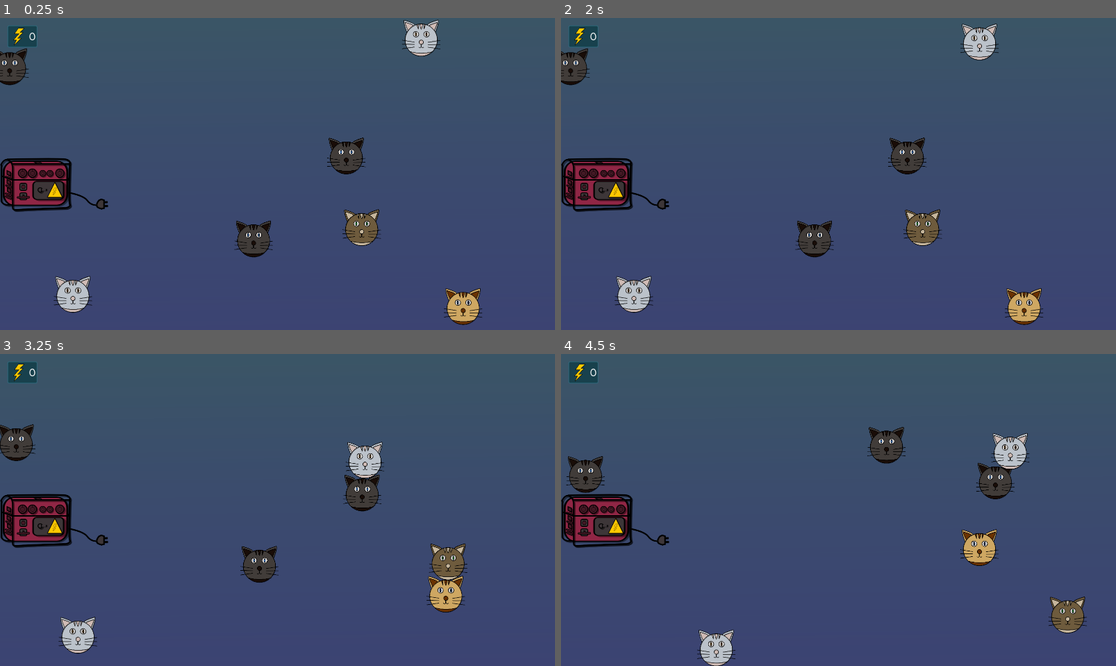
Above: before the commit, frames 1-4 (two rows, left to right).
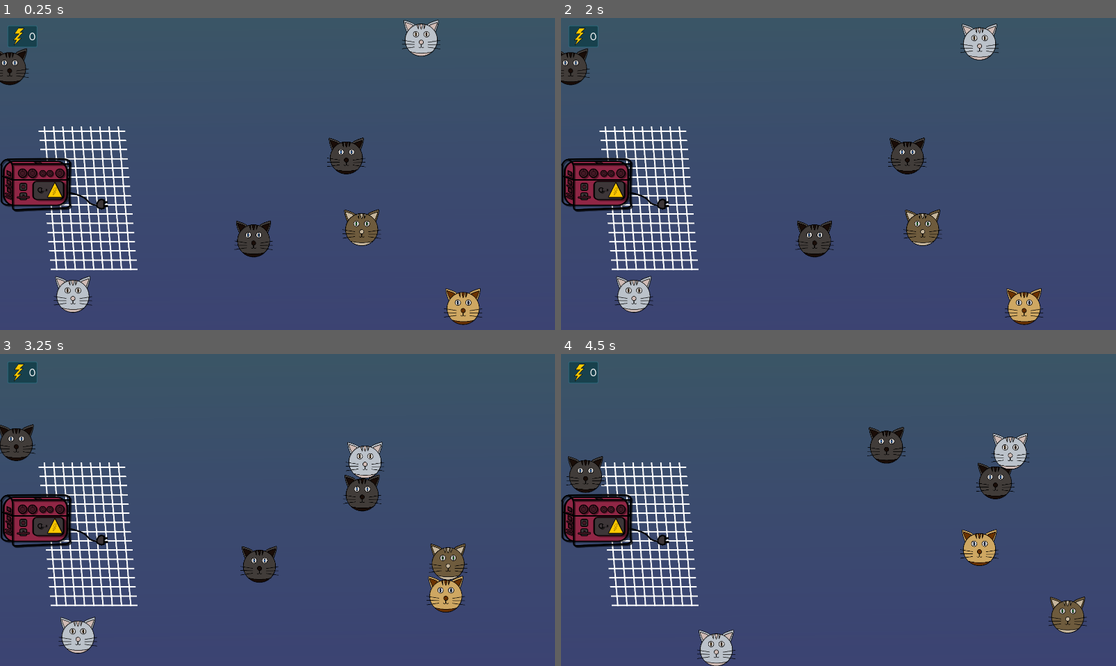
Above: after the commit, the same moments.

Repository: Oreztov/GWJ-63
Game: Godot game, scene res://scenes/game_main.tscn
Two runs of this game, one before a commit and one after it. Both use one fixed random seed, a clock stepped at 60 frames per second and the inputs below.
Inputs (mouse positions are in pixels of both pictures, inside the frame that each line leads up to):
- Up to frame 1 (0.25 s): no input
- Up to frame 2 (2 s): tap Enter at 0.5 s; move the mouse to (622, 308) at 0.52 s; tap Space at 1.25 s; move the mouse to (894, 170) at 1.27 s
- Up to frame 3 (3.25 s): move the mouse to (244, 588) at 2.02 s; move the mouse to (366, 447) at 2.77 s
- Up to frame 4 (4.5 s): move the mouse to (566, 475) at 3.52 s; move the mouse to (971, 559) at 4.27 s

The runs differ from the first frame. In frame 1, 2.2% of the frame differs, in the area x 6-25%, y 34-81%; in frame 2, 2.2%; in frame 3, 2.2%; in frame 4, 2.2%.

Commit message:
quik fiks

Diff:
--- a/scenes/generator.tscn
+++ b/scenes/generator.tscn
@@ -1,7 +1,7 @@
 [gd_scene load_steps=7 format=3 uid="uid://t0qjc1gj5u8x"]
 
 [ext_resource type="Texture2D" uid="uid://d4f4cb7r558vh" path="res://textures/generator.png" id="1_oornm"]
-[ext_resource type="Texture2D" uid="uid://d17xqbdx5vdgb" path="res://textures/Untitled.png" id="2_aw2w1"]
+[ext_resource type="Texture2D" uid="uid://bymhgnmqs8ff0" path="res://textures/grid.png" id="2_okwus"]
 
 [sub_resource type="CapsuleShape2D" id="CapsuleShape2D_nqox0"]
 radius = 88.0
@@ -42,6 +42,6 @@
 
 [node name="ChargeAreaSprite" type="Sprite2D" parent="ChargeArea/ChargeMask"]
 texture_repeat = 2
-texture = ExtResource("2_aw2w1")
+texture = ExtResource("2_okwus")
 region_enabled = true
 region_rect = Rect2(-300.778, -148.378, 1056.81, 640.211)
--- a/scenes/popup.tscn
+++ b/scenes/popup.tscn
@@ -9,6 +9,45 @@
 font_size = 256
 outline_size = 48
 outline_color = Color(0, 0, 0, 1)
+
+[sub_resource type="Animation" id="Animation_v384i"]
+length = 0.001
+tracks/0/type = "value"
+tracks/0/imported = false
+tracks/0/enabled = true
+tracks/0/path = NodePath("Control:scale")
+tracks/0/interp = 1
+tracks/0/loop_wrap = true
+tracks/0/keys = {
+"times": PackedFloat32Array(0),
+"transitions": PackedFloat32Array(1),
+"update": 0,
+"values": [Vector2(1, 1)]
+}
+tracks/1/type = "value"
+tracks/1/imported = false
+tracks/1/enabled = true
+tracks/1/path = NodePath("Control:position")
+tracks/1/interp = 1
+tracks/1/loop_wrap = true
+tracks/1/keys = {
+"times": PackedFloat32Array(0),
+"transitions": PackedFloat32Array(1),
+"update": 0,
+"values": [Vector2(0, 0)]
+}
+tracks/2/type = "value"
+tracks/2/imported = false
+tracks/2/enabled = true
+tracks/2/path = NodePath("Control:modulate")
+tracks/2/interp = 1
+tracks/2/loop_wrap = true
+tracks/2/keys = {
+"times": PackedFloat32Array(0),
+"transitions": PackedFloat32Array(1),
+"update": 0,
+"values": [Color(1, 1, 1, 1)]
+}
 
 [sub_resource type="Animation" id="Animation_yespw"]
 resource_name = "spawn"
@@ -48,45 +87,6 @@
 "transitions": PackedFloat32Array(1, 1),
 "update": 0,
 "values": [Color(1, 1, 1, 1), Color(1, 1, 1, 0)]
-}
-
-[sub_resource type="Animation" id="Animation_v384i"]
-length = 0.001
-tracks/0/type = "value"
-tracks/0/imported = false
-tracks/0/enabled = true
-tracks/0/path = NodePath("Control:scale")
-tracks/0/interp = 1
-tracks/0/loop_wrap = true
-tracks/0/keys = {
-"times": PackedFloat32Array(0),
-"transitions": PackedFloat32Array(1),
-"update": 0,
-"values": [Vector2(1, 1)]
-}
-tracks/1/type = "value"
-tracks/1/imported = false
-tracks/1/enabled = true
-tracks/1/path = NodePath("Control:position")
-tracks/1/interp = 1
-tracks/1/loop_wrap = true
-tracks/1/keys = {
-"times": PackedFloat32Array(0),
-"transitions": PackedFloat32Array(1),
-"update": 0,
-"values": [Vector2(0, 0)]
-}
-tracks/2/type = "value"
-tracks/2/imported = false
-tracks/2/enabled = true
-tracks/2/path = NodePath("Control:modulate")
-tracks/2/interp = 1
-tracks/2/loop_wrap = true
-tracks/2/keys = {
-"times": PackedFloat32Array(0),
-"transitions": PackedFloat32Array(1),
-"update": 0,
-"values": [Color(1, 1, 1, 1)]
 }
 
 [sub_resource type="AnimationLibrary" id="AnimationLibrary_3k5ic"]
